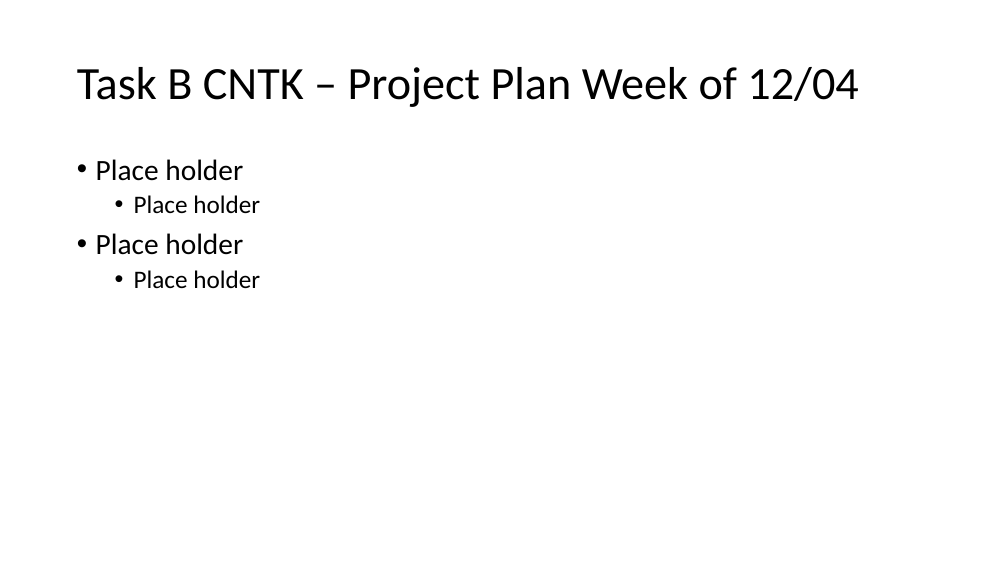
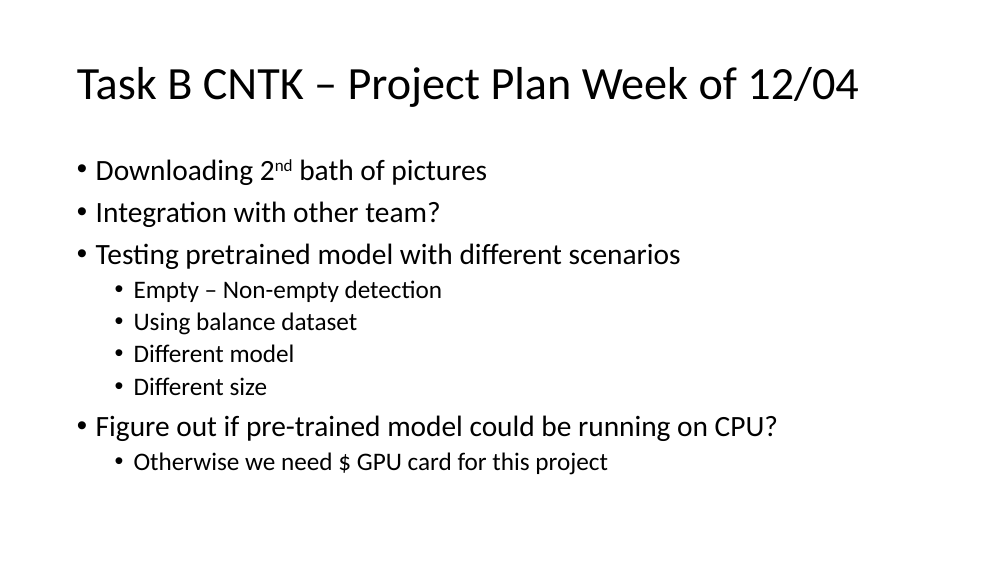
Before and after one commit to tncchina/AnimalLabel, a slide deck: slide 10 of Document/CNTK_Project_Status_20171201.pptx (slide 8 before the commit). Drawn at 1008x567 pixels with LibreOffice and Linux fonts; fonts in the diff are those of the drawing. Boxes give left, top, right and bottom in pixels: in the first picture for what was removed or moved away, otherwise in the second. Text is boxed around its words. In the diff, an @@ line names an element or a change of style, - is before the commit and + after.

Commit message:
updated project status for 2017/12/01

```diff
--- a/Document/CNTK_Project_Status_20171201.pptx
+++ b/Document/CNTK_Project_Status_20171201.pptx
@@ text at (96, 159, 778, 475): text changed @@
-• Place holder
-  • Place holder
-• Place holder
-  • Place holder
+• Downloading 2nd bath of pictures
+• Integration with other team?
+• Testing pretrained model with different scenarios
+  • Empty – Non-empty detection
+  • Using balance dataset
+  • Different model
+  • Different size
+• Figure out if pre-trained model could be running on CPU?
+  • Otherwise we need $ GPU card for this project
```
Also in this commit, not shown: 3 slides added, 1 slide removed.
